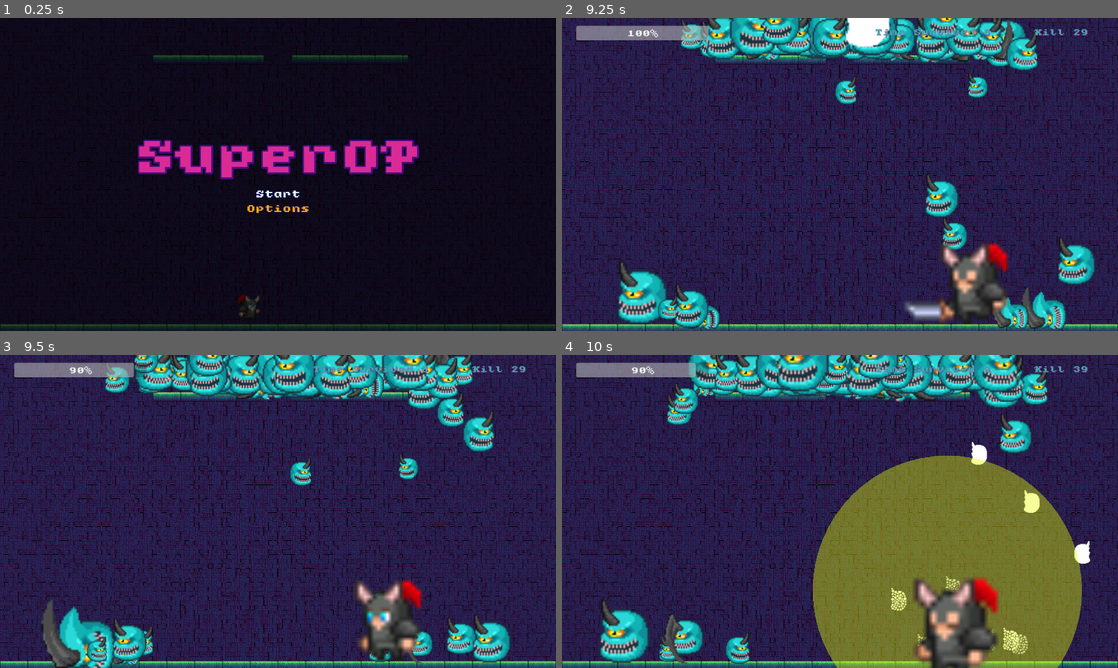
Above: before the commit, frames 1-4 (two rows, left to right).
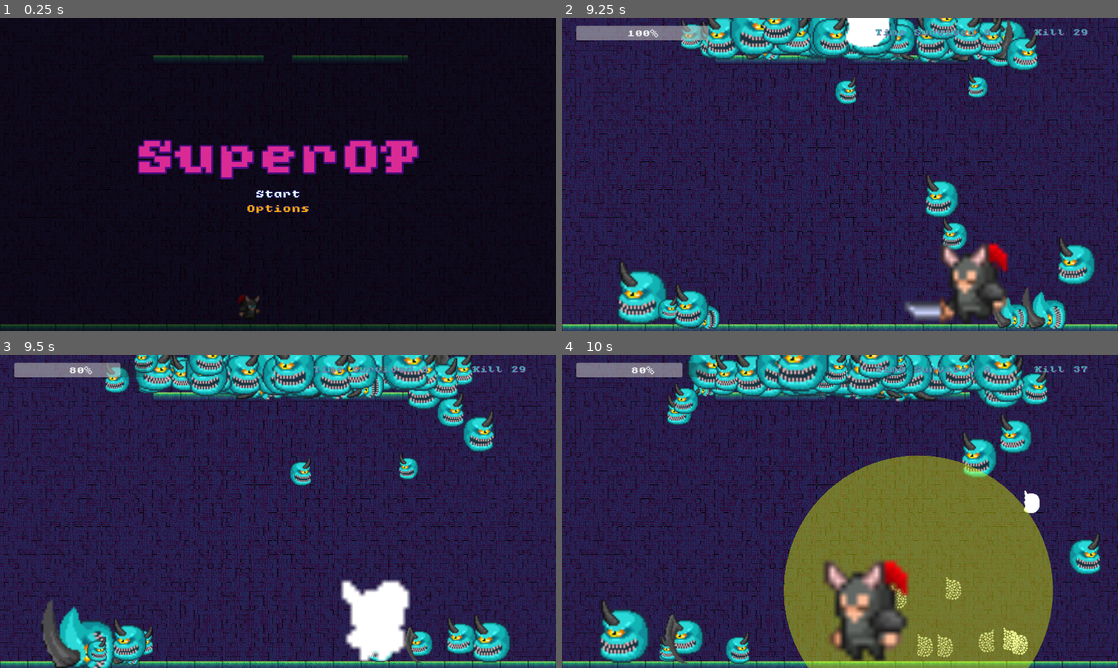
Above: after the commit, the same moments.

Repository: lethalgem/mini-jam-202
Game: Godot game, scene res://scenes/game_manager.tscn
Two runs of this game, one before a commit and one after it. Both use one fixed random seed, a clock stepped at 60 frames per second and the inputs below.
Inputs:
- Up to frame 1 (0.25 s): no input
- Up to frame 2 (9.25 s): click "Start" at 0.5 s; tap Enter at 1.25 s; hold Right (ui_right) 1.28-2.03 s; tap Space (attack) every 1.5 s from 1.35 to 8.85 s; hold Left (ui_left) 2.03-2.78 s; tap Shift (radial_blast) every 1.5 s from 2.1 to 8.1 s; hold Right (ui_right) 2.78-4.28 s; hold Left (ui_left) 4.28-6.53 s; hold Right (ui_right) 6.53-8.78 s; hold Left (ui_left) from 8.78 s (still down)
- Up to frame 3 (9.5 s): keep holding Left (ui_left)
- Up to frame 4 (10 s): keep holding Left (ui_left); tap Shift (radial_blast) at 9.6 s

Frames 1-2 are identical in both runs. In frame 3, 3.2% of the frame differs, in the area x 12-76%, y 2-98%; in frame 4, 16%, in the area x 12-97%, y 2-100%.

Commit message:
set health to 10

Diff:
--- a/scenes/game_manager.tscn
+++ b/scenes/game_manager.tscn
@@ -646,7 +646,6 @@
 z_index = 5
 position = Vector2(864.00006, 972)
 scale = Vector2(5, 5)
-health = 1
 
 [node name="Platforms" type="TileMapLayer" parent="GameMode"]
 use_parent_material = true
Not shown: 1 places in scenes/game_manager.tscn that only renumber resources
